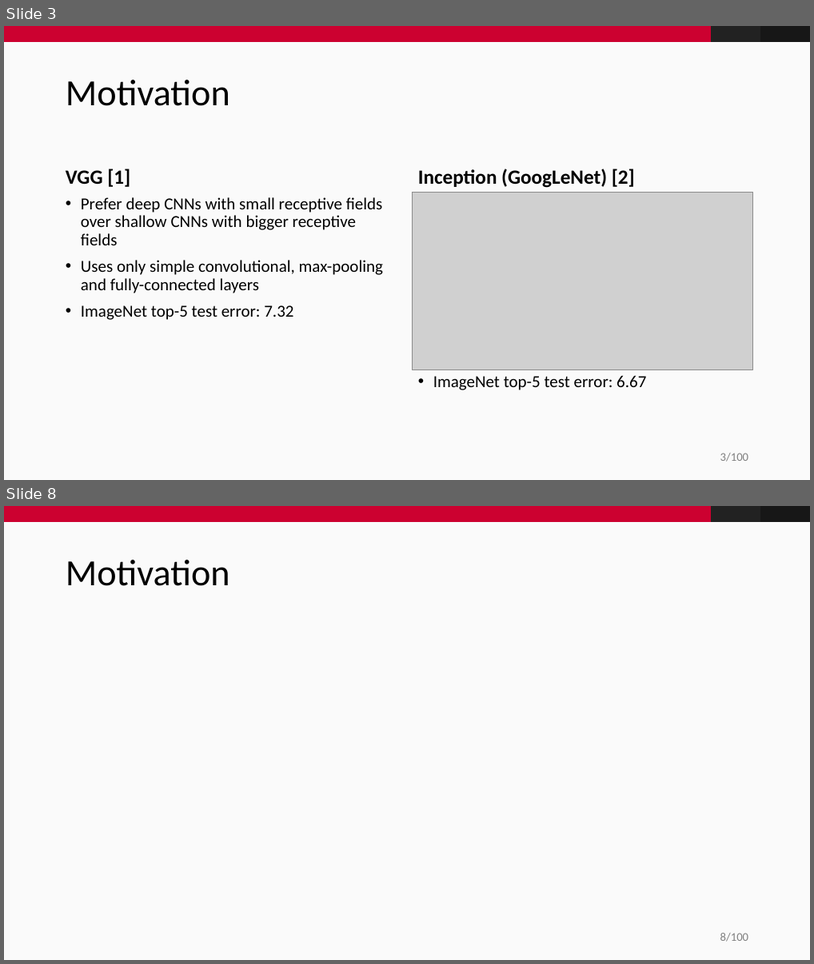
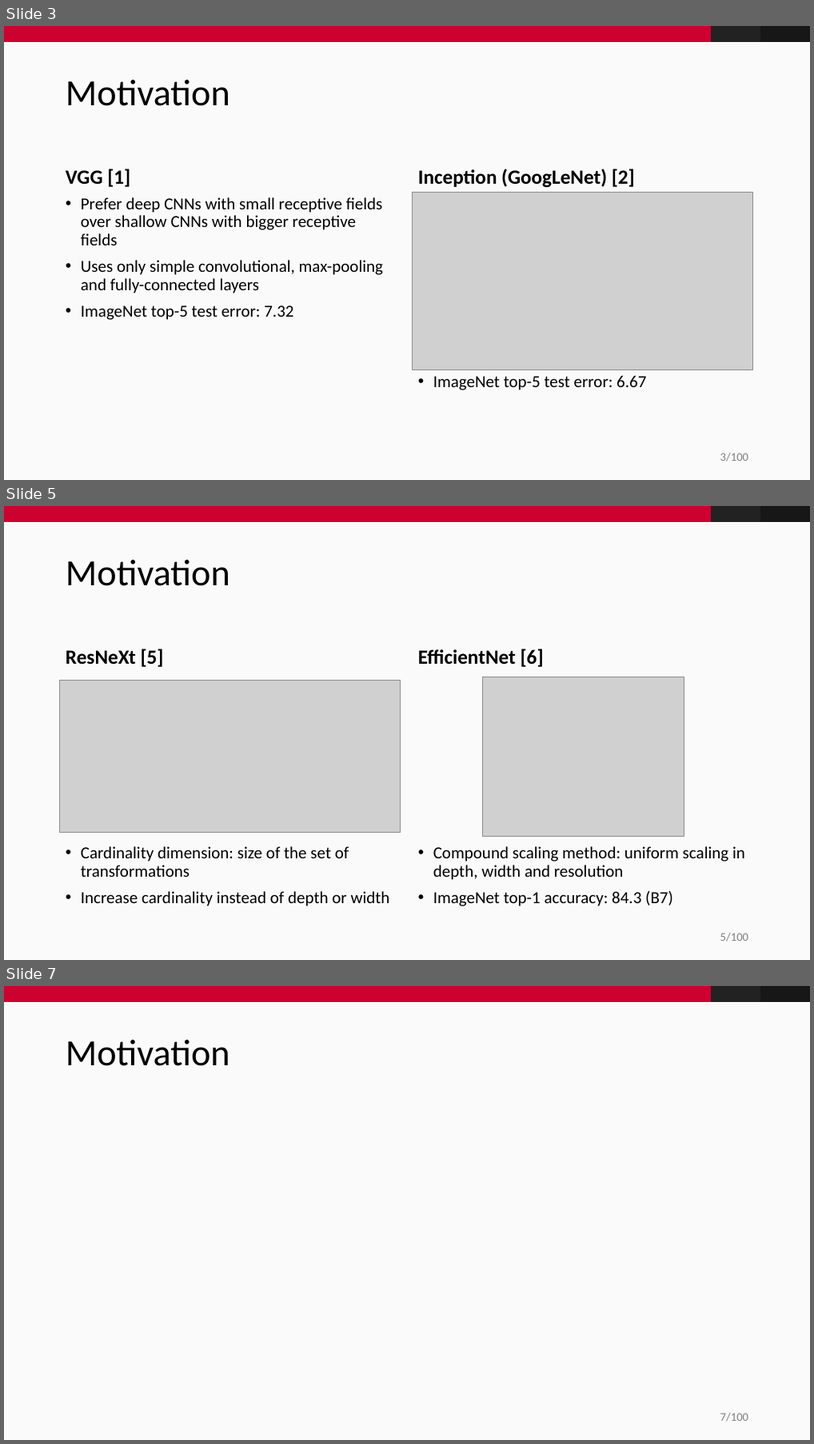
Before and after one commit to fidsusj/CVDL-Seminar, a slide deck: presentation/presentation.pptx. Shown one above the other, each under a label of ours: slides 3 and 8 before the commit, slides 3, 5 and 7 after it; the slides between them are not shown. The pictures are 814x964 and 814x1444 pixels, drawn with LibreOffice and Linux fonts; fonts in the diff are those of the drawing; grey boxes stand for pictures; background and template pictures are left out. Boxes give left, top, right and bottom in pixels: in the first picture for what was removed or moved away, otherwise in the second. Text is boxed around its words. In the diff, an @@ line names an element or a change of style, - is before the commit and + after.

```diff
--- a/presentation/presentation.pptx
+++ b/presentation/presentation.pptx
@@ slide 5 added at box(4, 506, 810, 960), background #FAFAFA; not listed: 4 template elements that a slide beside it also shows @@
@@ title added at box(66, 560, 230, 586), 44 pt, text #000000 @@
+Motivation
@@ text added at box(66, 648, 164, 667), 24 pt, text #000000, bold @@
+ResNeXt [5]
@@ text added at box(418, 648, 544, 667), 24 pt, text #000000, bold @@
+EfficientNet [6]
@@ picture added at box(60, 680, 401, 832) @@
@@ picture added at box(483, 676, 685, 836) @@
@@ text added at box(81, 846, 390, 906), 20 pt, text #000000 @@
+• Cardinality dimension: size of the set of transformations
+• Increase cardinality instead of depth or width
@@ text added at box(434, 846, 746, 906), 20 pt, text #000000 @@
+• Compound scaling method: uniform scaling in depth, width and resolution
+• ImageNet top-1 accuracy: 84.3 (B7)
@@ what was slide 8 is now slide 7 @@
@@ page number at box(721, 1412, 749, 1421): text changed @@
-8/100
+7/100
```
Also in this commit, not shown: 2 slides changed, 1 other slide added, 3 slides removed.
